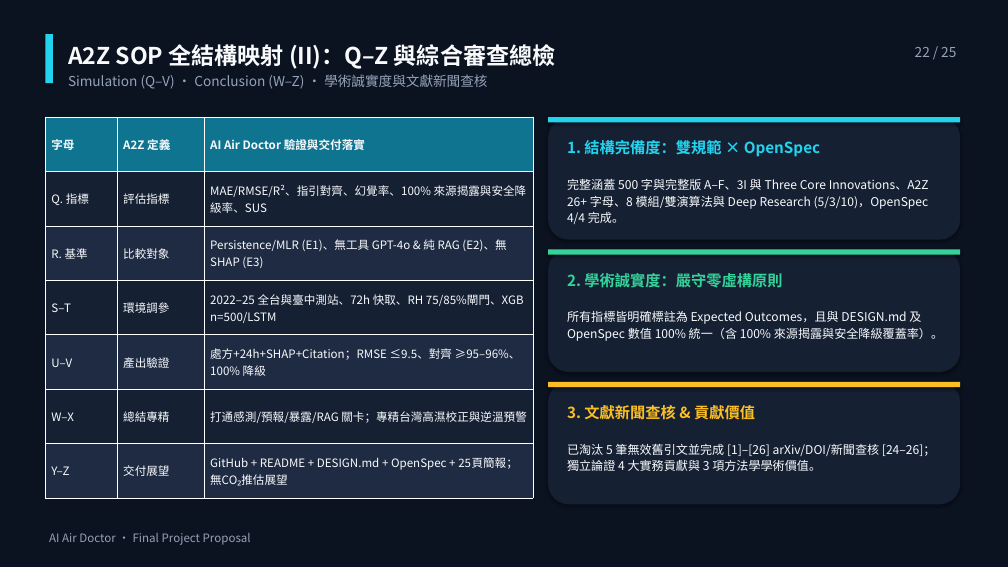
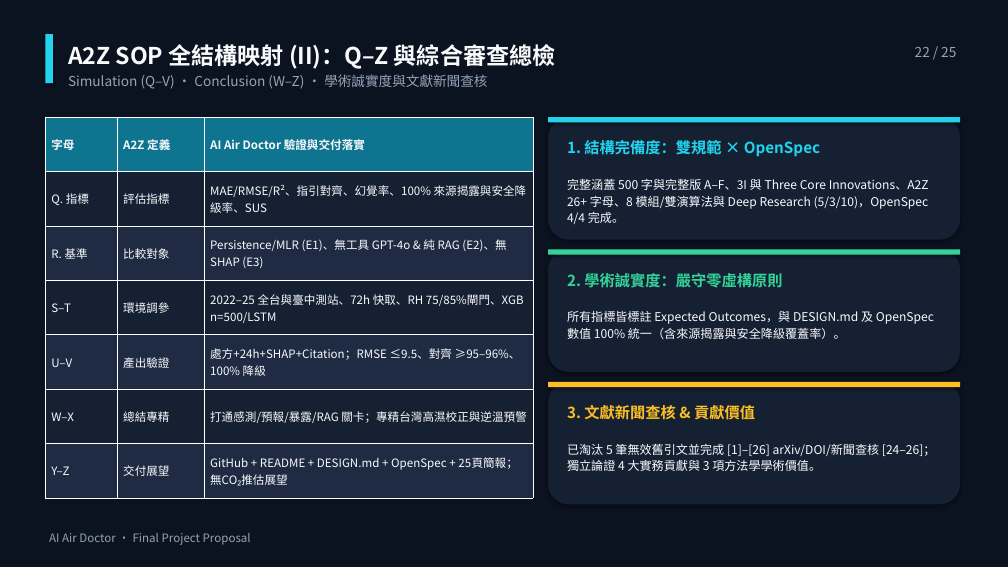
Before and after one commit to ajidohf9/DIC3_Proposal_Refactor_OpenSpec, a slide deck: slide 22 of docs/Proposal_AI_Air_Doctor.pptx. Drawn at 1008x567 pixels with LibreOffice and Linux fonts; fonts in the diff are those of the drawing. Boxes give left, top, right and bottom in pixels: in the first picture for what was removed or moved away, otherwise in the second. Text is boxed around its words. In the diff, an @@ line names an element or a change of style, - is before the commit and + after.

```diff
--- a/docs/Proposal_AI_Air_Doctor.pptx
+++ b/docs/Proposal_AI_Air_Doctor.pptx
@@ text at (x1=567, y1=311, x2=934, y2=339): text changed @@
-所有指標皆明確標註為 Expected Outcomes，且與 DESIGN.md 及 OpenSpec 數值 100% 統一（含 100% 來源揭露與安全降級覆蓋率）。
+所有指標皆標註 Expected Outcomes，與 DESIGN.md 及 OpenSpec 數值 100% 統一（含來源揭露與安全降級覆蓋率）。
```
Also in this commit, not shown: 5 other slides changed, 6 other files.
